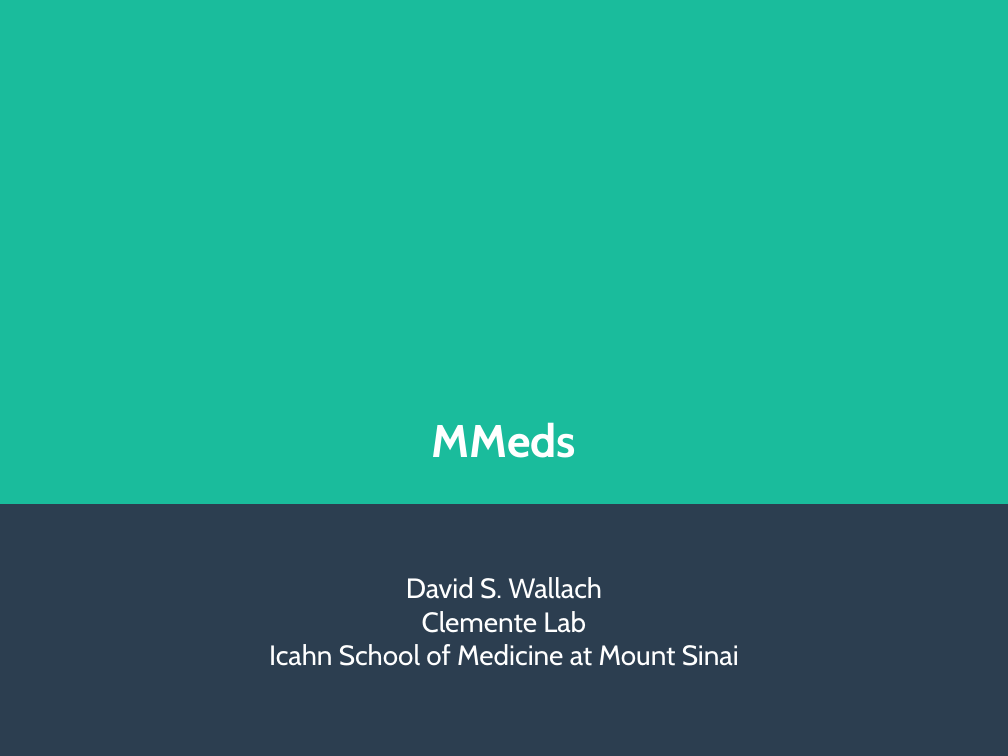
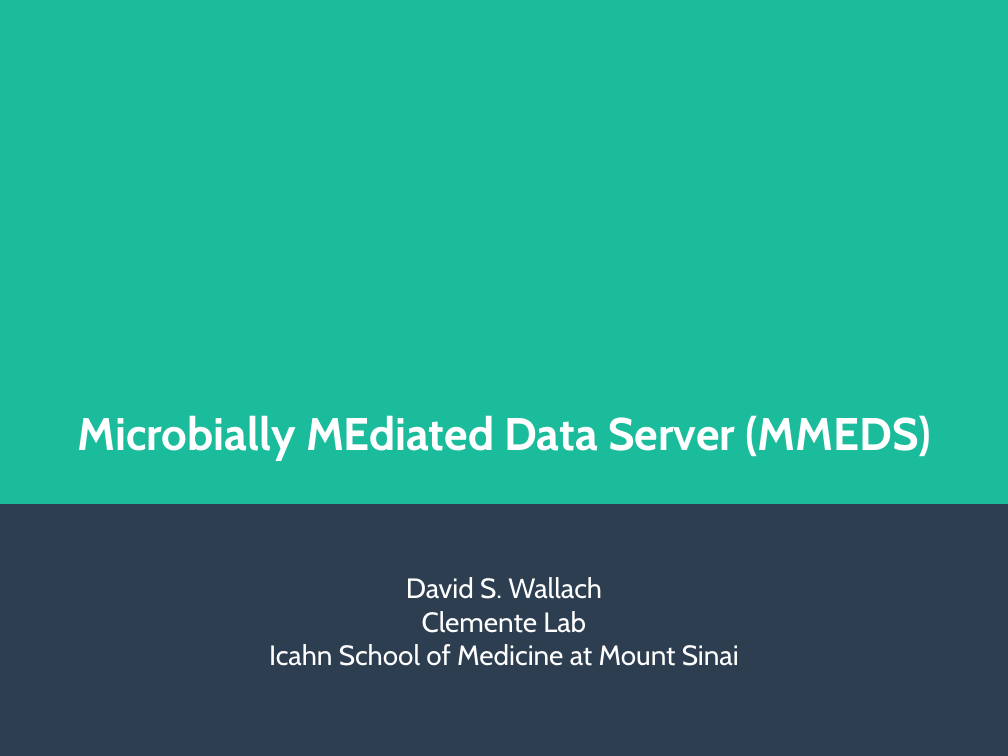
Before and after one commit to clemente-lab/mmeds-meta, a slide deck: slide 1 of sql/mmeds.odp (slide 2 before the commit). Drawn at 1008x756 pixels with LibreOffice and Linux fonts; fonts in the diff are those of the drawing. Boxes give left, top, right and bottom in pixels: in the first picture for what was removed or moved away, otherwise in the second. Text is boxed around its words. In the diff, an @@ line names an element or a change of style, - is before the commit and + after.

```diff
--- a/sql/mmeds.odp
+++ b/sql/mmeds.odp
@@ title at (78,415,932,461): text changed @@
-MMeds
+Microbially MEdiated Data Server (MMEDS)
```
Also in this commit, not shown: 3 other slides changed, 4 slides added, 3 slides removed, 5 other files.
